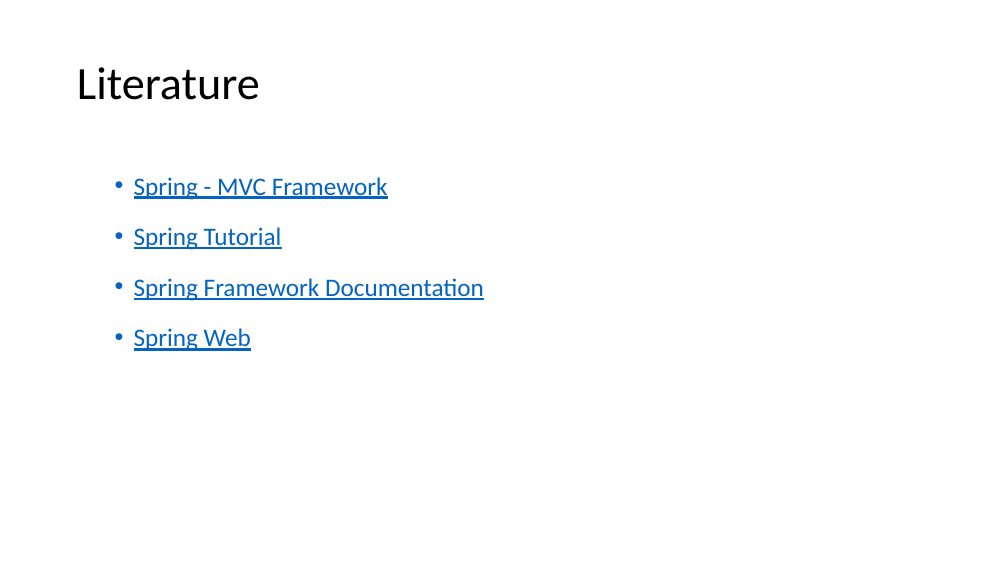
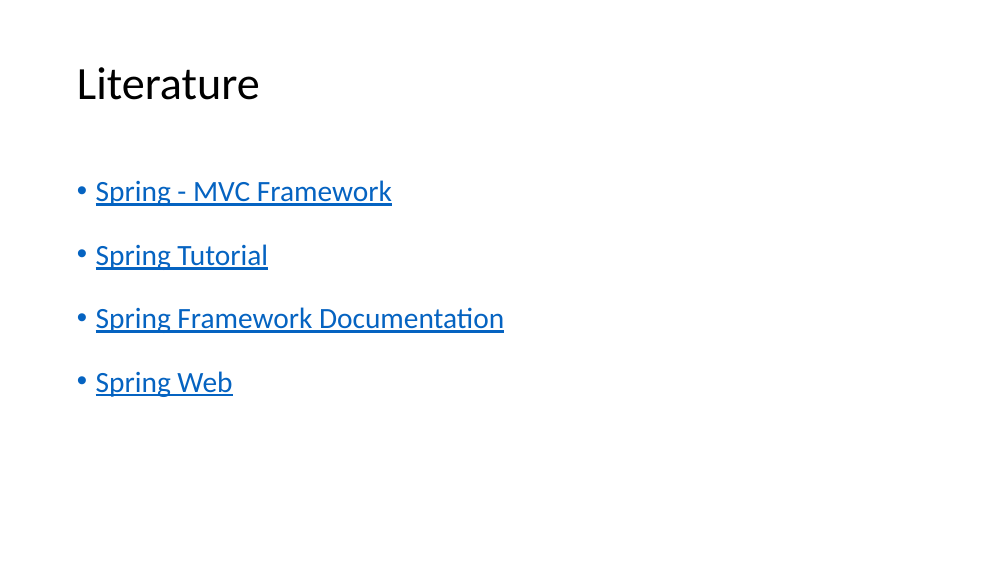
Before and after one commit to brahinets/GeekHub-J4W-8, a slide deck: slide 25 of Lectures/Lesson 16 - Spring MVC.pptx. Drawn at 1008x567 pixels with LibreOffice and Linux fonts; fonts in the diff are those of the drawing. Boxes give left, top, right and bottom in pixels: in the first picture for what was removed or moved away, otherwise in the second. Text is boxed around its words. In the diff, an @@ line names an element or a change of style, - is before the commit and + after.

```diff
--- a/Lectures/Lesson 16 - Spring MVC.pptx
+++ b/Lectures/Lesson 16 - Spring MVC.pptx
@@ text "Spring - MVC Framework" at bbox=[96, 180, 504, 397]: size 24 to 28 pt; list level 2 to 1 in "Spring - MVC Framework"; list level 2 to 1 in "Spring Tutorial"; list level 2 to 1 in "Spring Framework Documentation"; list level 2 to 1 in "Spring Web" @@
```
Also in this commit, not shown: 7 other slides changed.
